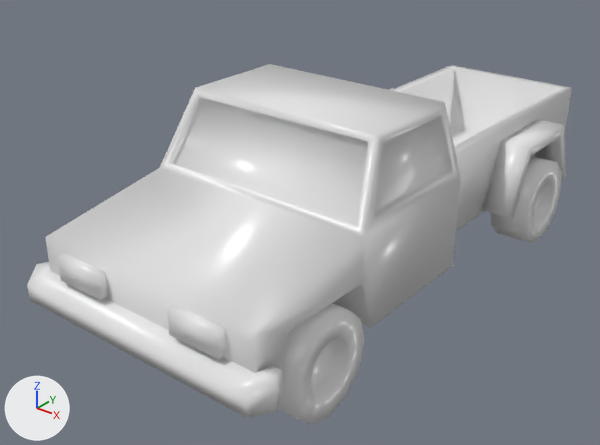
The FBX model Assets/Models/PICap.fbx: old version first, new version second.
Before and after are seen from a camera (50 mm lens) standing at (2.57, -3.71, 2.52) and looking at (-0.18, -0.28, 0.39). Arrows for +X, +Y and +Z are at lower left; the lights stay in place. Where no turn or scale is listed for an object, it has been applied to the vertices.

The first picture shows 'Car'.
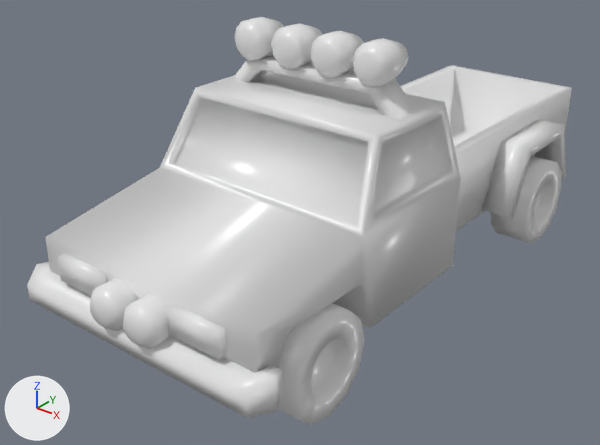
Patch to the scene script:
```diff
--- a/Assets/Models/PICap.fbx.py
+++ b/Assets/Models/PICap.fbx.py
@@ me_car_ncl1_1 @@
 # used by ob_car; location = (0.0, 0.0, 0.0)
-me_car_ncl1_1.from_pydata(...)  # 352 vertices, 376 faces; spans x -0.79..0.79, y -1.75..1.99, z -0.03..1.21
+me_car_ncl1_1.from_pydata(...)  # 668 vertices, 748 faces; spans x -0.79..0.79, y -1.79..1.99, z -0.03..1.56
+# me_car_ncl1_1 part 1: a new loose piece of 50 vertices spanning x -0.5..-0.29, y -0.48..-0.21, z 1.35..1.56, in mat_car_ncl1_2 (its picture is missing)
+# me_car_ncl1_1 part 2: a new loose piece of 50 vertices spanning x -0.24..-0.03, y -0.48..-0.21, z 1.35..1.56, in mat_car_ncl1_2 (its picture is missing)
+# me_car_ncl1_1 part 3: a new loose piece of 50 vertices spanning x 0.02..0.23, y -0.48..-0.21, z 1.35..1.56, in mat_car_ncl1_2 (its picture is missing)
+# me_car_ncl1_1 part 4: a new loose piece of 50 vertices spanning x 0.0..0.22, y -1.79..-1.52, z 0.42..0.64, in mat_car_ncl1_2 (its picture is missing)
+# me_car_ncl1_1 part 5: a new loose piece of 50 vertices spanning x -0.22..0.0, y -1.79..-1.52, z 0.42..0.64, in mat_car_ncl1_2 (its picture is missing)
+# me_car_ncl1_1 part 6: a new loose piece of 50 vertices spanning x 0.28..0.49, y -0.48..-0.21, z 1.35..1.56, in mat_car_ncl1_2 (its picture is missing)
+# me_car_ncl1_1 part 7: a new loose piece of 16 vertices spanning x -0.56..0.56, y -0.41..-0.27, z 1.2..1.36, in mat_car_ncl1_2 (its picture is missing)
 me_car_ncl1_1.materials.append(mat_car_ncl1_2)
```

Where the change shows, as pixel boxes (x1, y1, x2, y2) in the pictures (600 x 445 px):
'Car', reshaped (13% taller): before (27, 64, 572, 425); after (27, 17, 572, 425)
part 1 of me_car_ncl1_1, added: after (234, 17, 284, 61)
part 2 of me_car_ncl1_1, added: after (271, 23, 323, 69)
part 3 of me_car_ncl1_1, added: after (310, 31, 364, 78)
part 4 of me_car_ncl1_1, added: after (123, 294, 170, 349)
part 5 of me_car_ncl1_1, added: after (90, 279, 138, 331)
part 6 of me_car_ncl1_1, added: after (352, 38, 408, 87)
part 7 of me_car_ncl1_1, added: after (233, 54, 415, 119)
